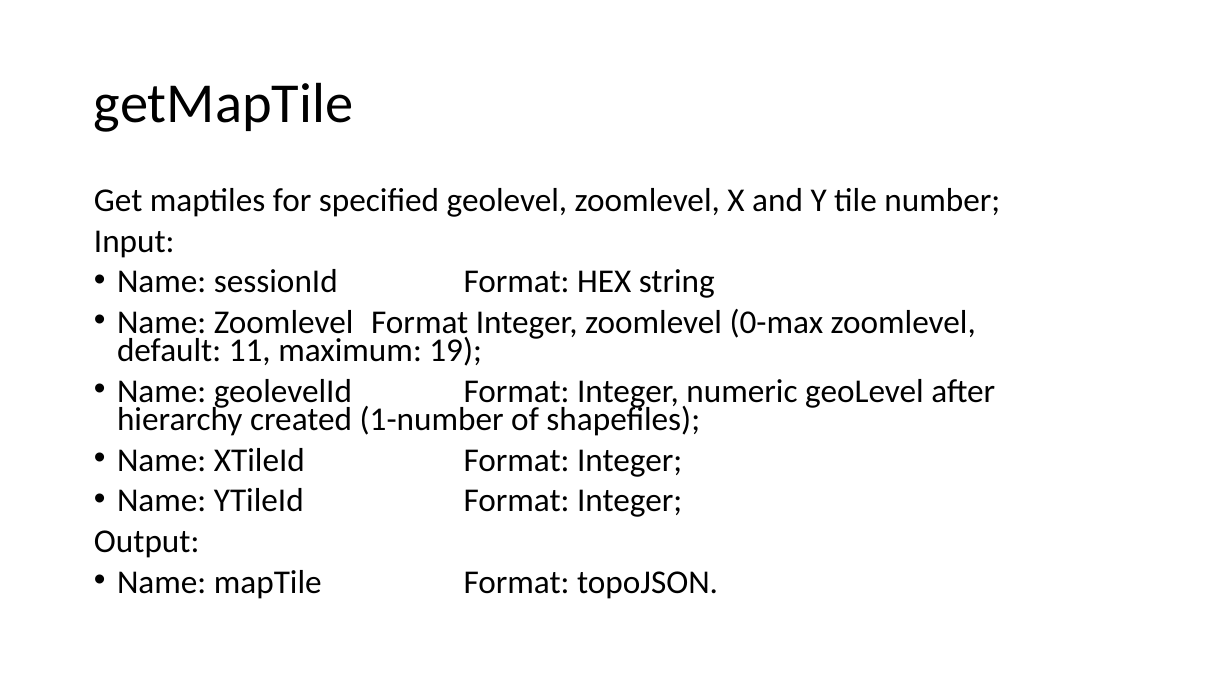
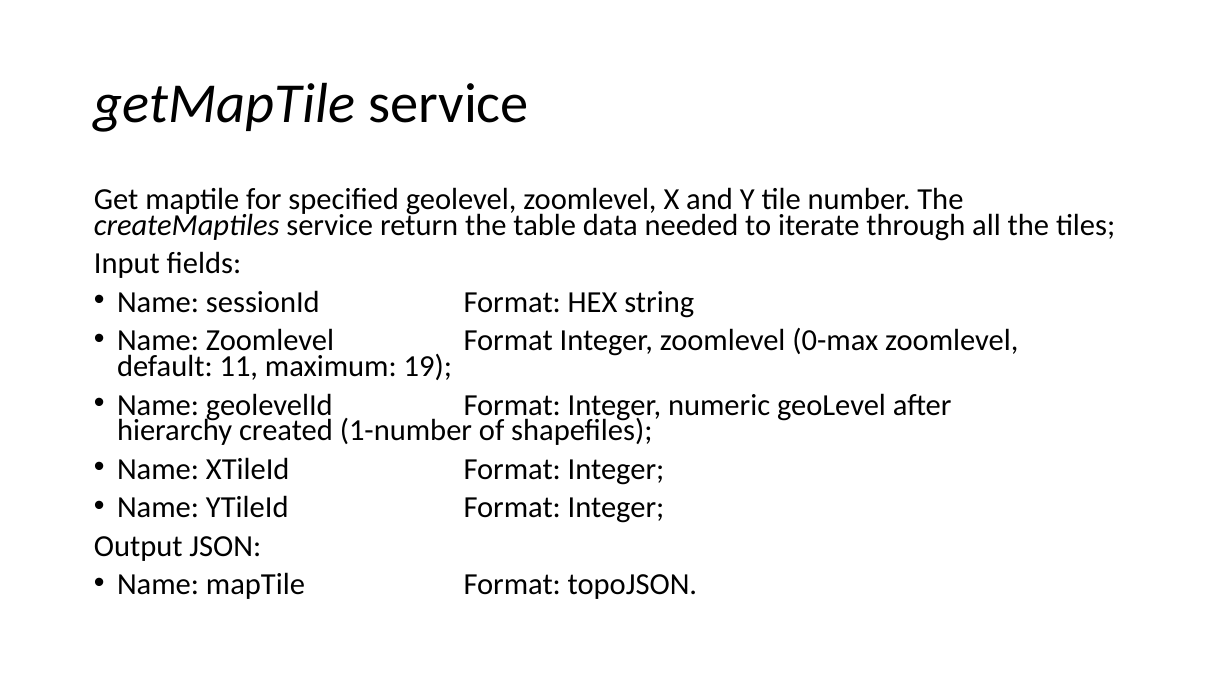
Before and after one commit to smallAreaHealthStatisticsUnit/rapidInquiryFacility, a slide deck: slide 35 of rifNodeServices/NodeGeoSpatialServices.pptx (slide 33 before the commit). Drawn at 1232x693 pixels with LibreOffice and Linux fonts; fonts in the diff are those of the drawing. Boxes give left, top, right and bottom in pixels: in the first picture for what was removed or moved away, otherwise in the second. Text is boxed around its words. In the diff, an @@ line names an element or a change of style, - is before the commit and + after.

Commit message:
More work on services

```diff
--- a/rifNodeServices/NodeGeoSpatialServices.pptx
+++ b/rifNodeServices/NodeGeoSpatialServices.pptx
@@ title at bbox=[94, 82, 529, 132]: text changed; italic on @@
-getMapTile
+getMapTile service
@@ text at bbox=[94, 187, 1115, 278]: text changed; size 25.9 to 23.8 pt @@
-Get maptiles for specified geolevel, zoomlevel, X and Y tile number;
-Input:
+Get maptile for specified geolevel, zoomlevel, X and Y tile number. The createMaptiles service return the table data needed to iterate through all the tiles;
+Input fields:
@@ text at bbox=[117, 290, 1018, 599]: size 25.9 to 23.8 pt in "Name: sessionId Format: HEX string", "Name: Zoomlevel Format Integer, zoomlevel (0-max zoomlevel, ...", "Name: geolevelId Format: Integer, numeric geoLevel after ...", "Name: XTileId Format: Integer;" and 2 more places @@
@@ text at bbox=[94, 536, 261, 561]: text changed; size 25.9 to 23.8 pt @@
-Output:
+Output JSON:
```
Also in this commit, not shown: 16 other slides changed, 2 slides added, 1 other file.
